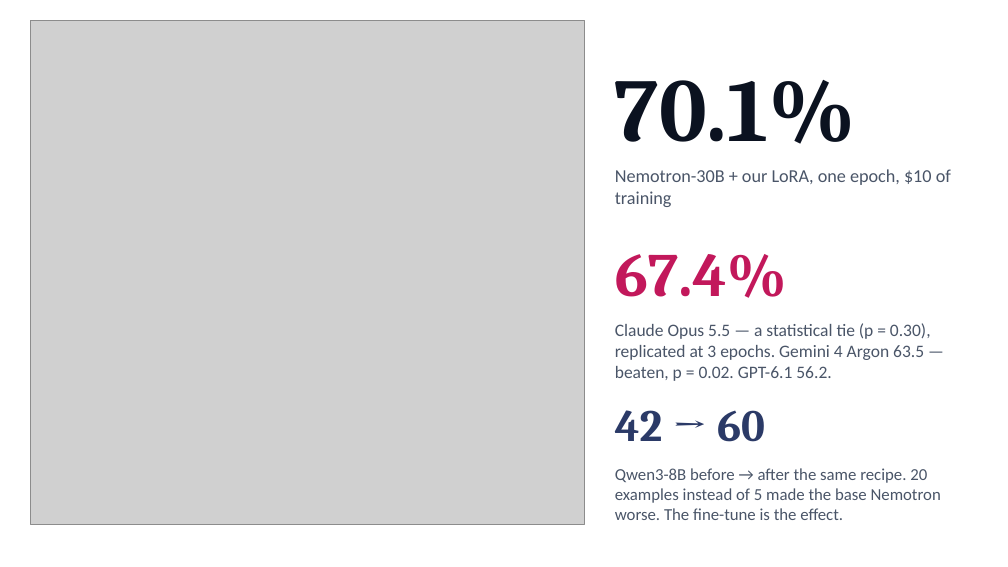
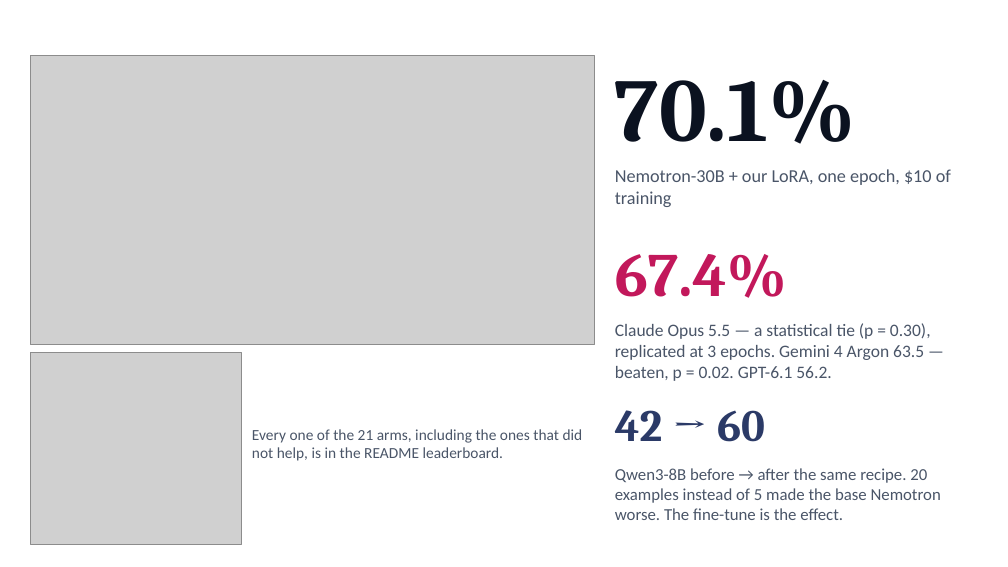
Before and after one commit to francolinx/GMAPS_Fireworks, a slide deck: slide 8 of docs/GMAPS_Fireworks_Deploy_pitch.pptx. Drawn at 1008x567 pixels with LibreOffice and Linux fonts; fonts in the diff are those of the drawing; grey boxes stand for pictures. Boxes give left, top, right and bottom in pixels: in the first picture for what was removed or moved away, otherwise in the second. Text is boxed around its words. In the diff, an @@ line names an element or a change of style, - is before the commit and + after.

```diff
--- a/docs/GMAPS_Fireworks_Deploy_pitch.pptx
+++ b/docs/GMAPS_Fireworks_Deploy_pitch.pptx
@@ picture added at (x1=30, y1=55, x2=595, y2=345) @@
@@ picture resized from (x1=30, y1=20, x2=585, y2=524) to (x1=30, y1=353, x2=242, y2=544) @@
@@ text added at (x1=252, y1=429, x2=583, y2=461), 11 pt, text #4A5568 @@
+Every one of the 21 arms, including the ones that did not help, is in the README leaderboard.
```
